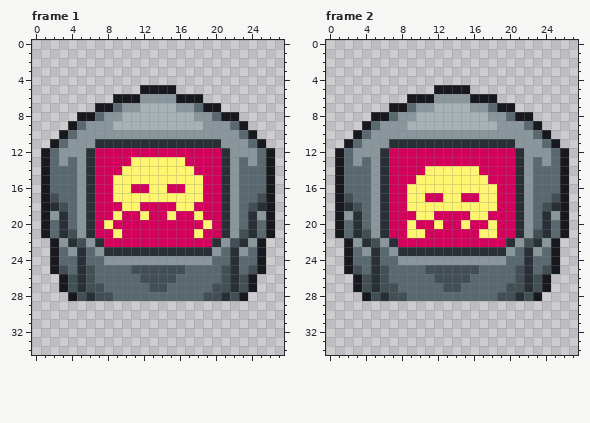
File history of a animated GIF sprite, textures/scenes/cartridges/cartridge_transistor_in.gif. Above, as it was before the edit.
The file is 28x35 pixels, 2 frames. Shown: frame 1, frame 2.
And afterwards:
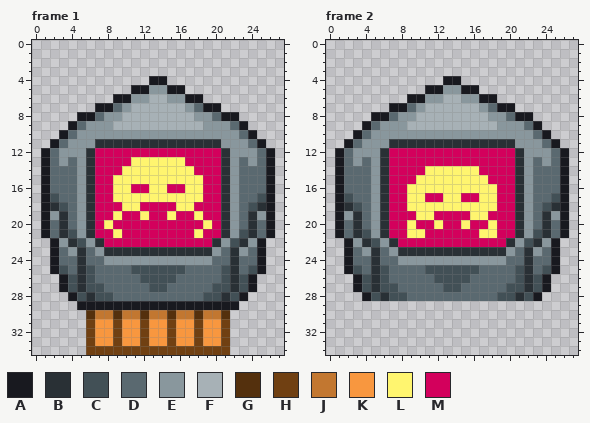
Palette (. is transparent): A #18191f  B #293035  C #425056  D #5a6970  E #89979d  F #a7b1b6  G #54300d  H #704012  J #c27730  K #f8973f  L #fff56f  M #d3005c
Message: added 1 extra cartridge and fixed a previous one
The edit:
Frame 1:
y 4: x 13..14 .. -> AA
y 5: x 11 . -> A; x 13..14 AA -> EE; x 16 . -> A
y 6: x 11 A -> E; x 13..14 EE -> FF; x 16 A -> E
y 7: x 11 E -> F; x 16 E -> F
y 29: x 5..22 .................. -> AAAAAAAAAAAAAAAAAA
y 30: x 6..21 ................ -> GJJGJJGJJGJJGJJG
y 31..33: x 6..21 ................ -> HKKHKKHKKHKKHKKH
y 34: x 6..21 ................ -> HHHHHHHHHHHHHHHH
Frame 2:
y 4: x 13..14 .. -> AA
y 5: x 11 . -> A; x 13..14 AA -> EE; x 16 . -> A
y 6: x 11 A -> E; x 13..14 EE -> FF; x 16 A -> E
y 7: x 11 E -> F; x 16 E -> F
